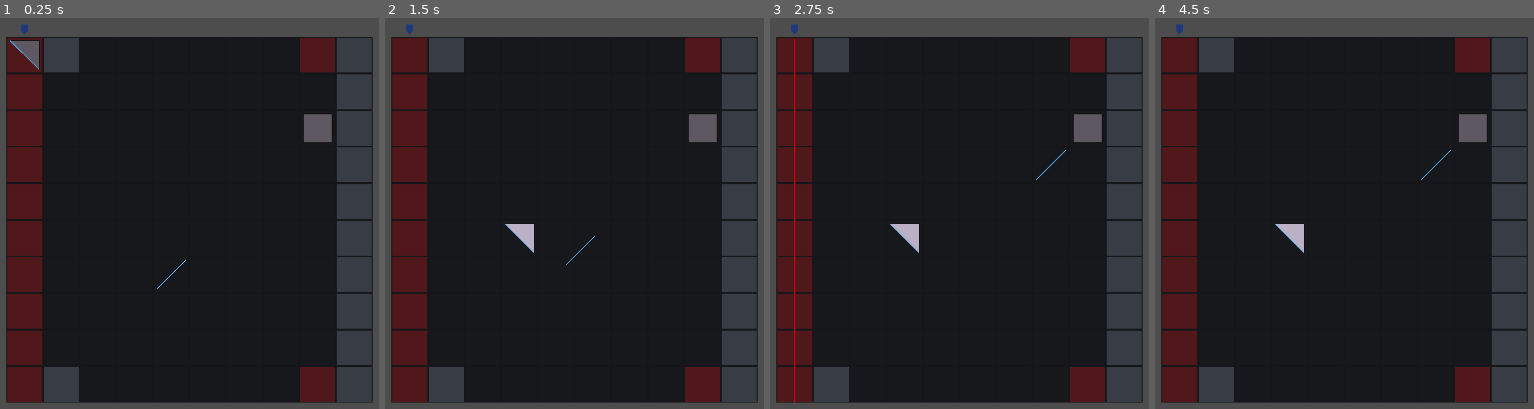
Above: before the commit, frames 1-4 (left to right).
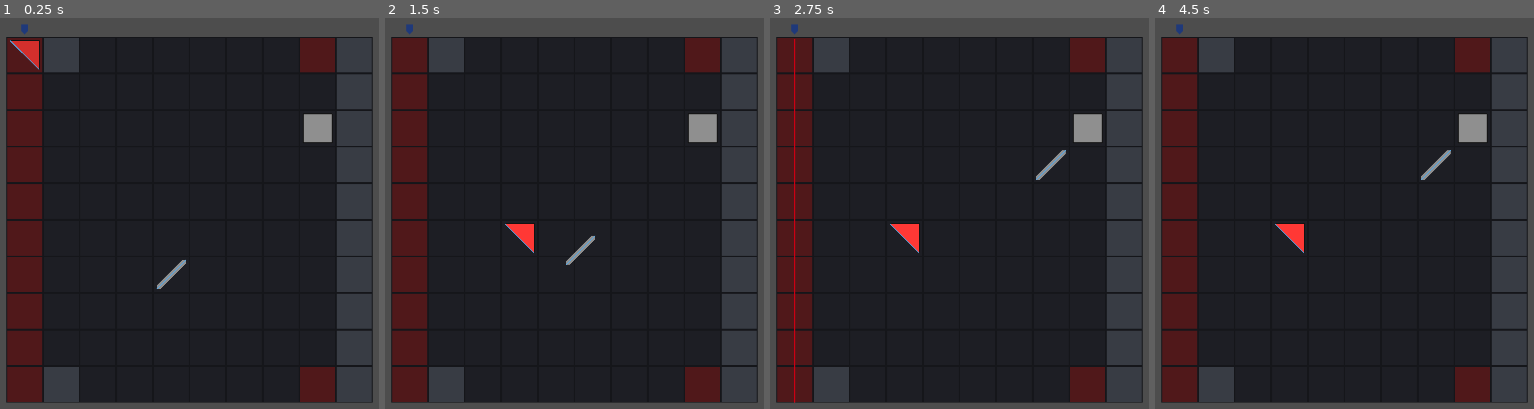
Above: after the commit, the same moments.

Repository: haykh/khet
Game: Godot game, scene res://world.tscn
The game is run twice, just before and just after one commit, with the same random seed, the same clock (stepped at 60 frames per second) and the same inputs.
Inputs (mouse positions are in pixels of both pictures, inside the frame that each line leads up to):
- Up to frame 1 (0.25 s): no input
- Up to frame 2 (1.5 s): tap Enter at 0.5 s; drag from (411, 57) to (555, 276) at 0.52 s; tap Space (fire) at 1.25 s; drag from (555, 276) to (703, 127) at 1.27 s
- Up to frame 3 (2.75 s): tap Enter at 2 s; hold Space (fire) from 2.03 s (still down); click (1088, 127) at 2.17 s
- Up to frame 4 (4.5 s): release Space (fire) at 2.75 s; drag from (1295, 299) to (1473, 127) at 2.77 s; tap Enter at 3.5 s; move the mouse to (outside the picture) at 3.52 s; hold Space (fire) 3.53-4.25 s; click (outside the picture) at 3.67 s; drag from (outside the picture) to (1473, 127) at 4.27 s

The runs differ from the first frame. In frame 1, 0.9% of the frame differs, in the area x 2-88%, y 5-70%; in frame 2, 0.9%; in frame 3, 0.9%, in the area x 31-88%, y 24-60%; in frame 4, 0.9%.

Commit message:
separate pieces + added shapes/outlines

Diff:
--- a/board/board.gd
+++ b/board/board.gd
@@ -3,7 +3,7 @@
 
 @export_group("Colors", "color_")
 @export_color_no_alpha var color_board := Color("#15161a")
-@export_color_no_alpha var color_neutral := Color("#1a1e2f")
+@export_color_no_alpha var color_neutral := Color("#1d1e24")
 @export_color_no_alpha var color_silver := Color("#a0afc2")
 @export_color_no_alpha var color_red := Color("#ff2019")
 
@@ -76,9 +76,9 @@
 	laser.rotation = (orientation as float) * PI / 2.0
 	lasers_container.add_child(laser)
 
-func spawn_piece(pos: Vector2i, piece_type: Global.PieceType, orientation: int) -> void:
+func spawn_piece(piece_type: Pieces.Type, piece_team: Pieces.Team, pos: Vector2i, orientation: int) -> void:
 	var piece := piece_scene.instantiate() as Piece
-	piece.initialize(self, pos, orientation, piece_type, tile_size)
+	piece.initialize(self, piece_type, piece_team, pos, orientation, tile_size)
 	piece.position = cell_to_pixel(pos)
 	piece.rotation = (orientation as float) * PI / 2.0
 	piece.connect("sgnl_pickup", _on_piece_pickup)
@@ -97,9 +97,9 @@
 	put_laser(Vector2i(0, 0), 1)
 
 	# add the pieces
-	spawn_piece(Vector2i(0, 0), Global.PieceType.PYRAMID, 1)
-	spawn_piece(Vector2i(4, 6), Global.PieceType.DJED, 0)
-	spawn_piece(Vector2i(8, 2), Global.PieceType.OBELISK, 0)
+	spawn_piece(Pieces.Type.PYRAMID, Pieces.Team.RED, Vector2i(0, 0), 1)
+	spawn_piece(Pieces.Type.DJED, Pieces.Team.SILVER, Vector2i(4, 6), 0)
+	spawn_piece(Pieces.Type.OBELISK, Pieces.Team.SILVER, Vector2i(8, 2), 0)
 
 func _input(event: InputEvent) -> void:
 	if drag_state.piece:
@@ -118,18 +118,17 @@
 			if not mouse_btn_event.pressed and mouse_btn_event.button_index == MOUSE_BUTTON_LEFT:
 				_on_piece_drop()
 
-
 # = = = = = = = = = = = = = = = =
 # signal callbacks
 func _on_piece_pickup(piece: Piece) -> void:
 	if drag_state.piece == null:
 		drag_state.piece = piece
-		drag_state.piece.state = Global.PieceState.PICKED
+		drag_state.piece.state = Pieces.State.PICKED
 		drag_state.offset = piece.position - get_global_mouse_position()
 		Input.set_default_cursor_shape(Input.CURSOR_DRAG)
 
 func _on_piece_drop() -> void:
-	drag_state.piece.state = Global.PieceState.IDLE
+	drag_state.piece.state = Pieces.State.IDLE
 	drag_state.piece = null
 	drag_state.offset = Vector2.ZERO
 	Input.set_default_cursor_shape(Input.CURSOR_POINTING_HAND)
--- a/board/board.tscn
+++ b/board/board.tscn
@@ -8,7 +8,6 @@
 
 [node name="Board" type="Node2D" node_paths=PackedStringArray("board", "board_tilemap", "pieces_container", "lasers_container")]
 script = ExtResource("1_p0ybc")
-color_neutral = Color(0.0913, 0.0947283, 0.11, 1)
 board = NodePath("Shape")
 board_tilemap = NodePath("Shape/TileMapLayer")
 pieces_container = NodePath("Pieces")
--- a/global.gd
+++ b/global.gd
@@ -28,70 +28,6 @@
 }
 
 # = = = = = = = = = = = = = = = =
-# Pieces
-enum PieceType {
-	NONE,
-	PYRAMID,
-	DJED,
-	OBELISK,
-	# more to be added
-}
-
-enum PieceState {
-	NONE,
-	IDLE,
-	ANIMATING,
-	PICKED,
-}
-
-enum SurfaceType {
-	NONE,
-	REFLECTOR,
-	ABSORBER
-}
-
-const PIECE_PADDING = 0.1
-const PIECE_SIZE = 1.0 - PIECE_PADDING * 2.0
-const PIECE_HALFSIZE = PIECE_SIZE * 0.5
-
-class PieceShape:
-	var shape: Array[Vector2]
-	var surfaces: Array[SurfaceType]
-	func _init(shp: Array[Vector2], srf: Array[SurfaceType]) -> void:
-		self.shape = shp
-		self.surfaces = srf
-
-static var Pieces: Dictionary[PieceType, PieceShape] = {
-	PieceType.PYRAMID: PieceShape.new([
-		Vector2(-PIECE_HALFSIZE, -PIECE_HALFSIZE),
-		Vector2(-PIECE_HALFSIZE, PIECE_HALFSIZE),
-		Vector2(PIECE_HALFSIZE, -PIECE_HALFSIZE)
-	], [
-		SurfaceType.ABSORBER,
-		SurfaceType.REFLECTOR,
-		SurfaceType.ABSORBER
-	]),
-	PieceType.DJED: PieceShape.new([
-		Vector2(-PIECE_HALFSIZE, PIECE_HALFSIZE),
-		Vector2(PIECE_HALFSIZE, -PIECE_HALFSIZE)
-	], [
-		SurfaceType.REFLECTOR,
-		SurfaceType.REFLECTOR,
-	]),
-	PieceType.OBELISK: PieceShape.new([
-		Vector2(-PIECE_HALFSIZE, -PIECE_HALFSIZE),
-		Vector2(-PIECE_HALFSIZE, PIECE_HALFSIZE),
-		Vector2(PIECE_HALFSIZE, PIECE_HALFSIZE),
-		Vector2(PIECE_HALFSIZE, -PIECE_HALFSIZE)
-	], [
-		SurfaceType.ABSORBER,
-		SurfaceType.ABSORBER,
-		SurfaceType.ABSORBER,
-		SurfaceType.ABSORBER,
-	])
-}
-
-# = = = = = = = = = = = = = = = =
 # Collisions
 
 ## Helper class for holding a result of an intersection of a beam with a segment
@@ -105,40 +41,46 @@
 ## Helper class for holding a result of searching for the closest intersection
 class ClosestIntersection:
 	var intersection: Intersection
-	var segment: Segment
-	func _init(inter := Intersection.new(false), sgmt: Segment = null) -> void:
+	var segment: SegmentWithCallback
+	func _init(inter := Intersection.new(false), sgmt: SegmentWithCallback = null) -> void:
 		self.intersection = inter
 		self.segment = sgmt
 
 ## Segment class holding a pair of two points.
-##
-## Together with [member Segment.start] and [member Segment.end] holds an optional callback [member Segment.callback],
-## which is used when intersection happens with this [param Segment].
 class Segment:
 	var start: Vector2
 	var end: Vector2
-	var callback: Variant
-	func _init(st: Vector2, en: Vector2, cbck: Variant = null) -> void:
+	func _init(st: Vector2, en: Vector2) -> void:
 		self.start = st
 		self.end = en
-		self.callback = cbck
 
 	func normal() -> Vector2:
 		return (self.start - self.end).normalized().orthogonal().normalized()
 
+## Segment class holding a pair of two points with a callback.
+##
+## Together with [member Segment.start] and [member Segment.end] holds an optional callback [member SegmentWithCallback.callback],
+## which is used when intersection happens with this [param Segment].
+class SegmentWithCallback:
+	extends Segment
+	var callback: Variant
+	func _init(st: Vector2, en: Vector2, cbck: Variant = null) -> void:
+		super(st, en)
+		self.callback = cbck
+
 ## Returns an [code]Intersection[/code] object to indicate whether two segments intsersect.
-static func segments_intersect(segmentA: Segment, segmentB: Segment) -> Intersection:
+static func segments_intersect(segmentA: SegmentWithCallback, segmentB: SegmentWithCallback) -> Intersection:
 	var result: Variant = Geometry2D.segment_intersects_segment(segmentA.start, segmentA.end, segmentB.start, segmentB.end)
 	if result != null:
 		return Intersection.new(true, result as Vector2)
 	return Intersection.new(false)
 
-## Finds the closest intersection by a given [param Segment] with a collection of other [param Segment] objects.
+## Finds the closest intersection by a given [param SegmentWithCallback] with a collection of other [param SegmentWithCallback] objects.
 ##
-## Distance is measured from the [member Segment.start] of the [param segment].
-static func find_closest_intersection(segment: Segment, collection_of_segments: Array[Segment]) -> ClosestIntersection:
+## Distance is measured from the [member SegmentWithCallback.start] of the [param segment].
+static func find_closest_intersection(segment: SegmentWithCallback, collection_of_segments: Array[SegmentWithCallback]) -> ClosestIntersection:
 	var closest_hit := Intersection.new(false)
-	var closest_hit_segment: Segment = null
+	var closest_hit_segment: SegmentWithCallback = null
 	var closest_hit_distance := INF
 	for other_segment in collection_of_segments:
 		var hit := segments_intersect(segment, other_segment)
--- a/laser/laser.gd
+++ b/laser/laser.gd
@@ -48,11 +48,11 @@
 		var points: Array[Vector2] = [origin]
 
 		for _i in beam_max_steps:
-			var segments: Array[Global.Segment]
+			var segments: Array[Global.SegmentWithCallback]
 			for i in range(board_ref.board.polygon.size()):
 				var pt1 := board_ref.board.polygon[i]
 				var pt2 := board_ref.board.polygon[(i + 1) % board_ref.board.polygon.size()]
-				segments.append(Global.Segment.new(
+				segments.append(Global.SegmentWithCallback.new(
 					board_ref.board.to_global(pt1),
 					board_ref.board.to_global(pt2),
 					func() -> bool:
@@ -61,19 +61,19 @@
 			for child in board_ref.pieces_container.get_children():
 				if child is Piece:
 					var piece := (child as Piece)
-					var piece_segments := piece.outline_segments.get_children()
+					var piece_segments := piece.surfaces.get_children()
 					var num_piece_segments := piece_segments.size()
-					assert (num_piece_segments == Global.Pieces[piece.type].surfaces.size(), "# of piece segments does not match the # of expected surfaces")
+					assert (num_piece_segments == Pieces.Shapes[piece.type].surfaces.size(), "# of piece segments does not match the # of expected surfaces")
 					for s in num_piece_segments:
 						var sgmt_line := piece_segments[s] as Line2D
-						var sgmt_type := Global.Pieces[piece.type].surfaces[s]
-						segments.append(Global.Segment.new(
+						var sgmt_type := Pieces.Shapes[piece.type].surfaces[s]
+						segments.append(Global.SegmentWithCallback.new(
 							sgmt_line.to_global(sgmt_line.points[0]),
 							sgmt_line.to_global(sgmt_line.points[1]),
 							func() -> bool:
-								return sgmt_type == Global.SurfaceType.REFLECTOR
+								return sgmt_type == Pieces.SurfaceType.REFLECTOR
 						))
-			var next_beam := Global.Segment.new(origin, origin + dir * beam_max_length)
+			var next_beam := Global.SegmentWithCallback.new(origin, origin + dir * beam_max_length)
 			var closest_hit := Global.find_closest_intersection(next_beam, segments)
 			if closest_hit.intersection.hit:
 				if (closest_hit.segment.callback as Callable).call():
--- a/piece/piece.gd
+++ b/piece/piece.gd
@@ -2,13 +2,14 @@
 extends Area2D
 
 @export_group("Colors", "color_")
-@export_color_no_alpha var color_base := Color("#5e5863")
+@export_color_no_alpha var color_silver := Color("#8f8f8f")
+@export_color_no_alpha var color_red := Color("#d42f2c")
 @export_color_no_alpha var color_surface_reflector := Color("#55a7e5")
 @export_color_no_alpha var color_surface_absorber := Color("#121212")
 
 @export_group("Nodes")
 @export var shape_polygon: Polygon2D
-@export var outline_segments: Node2D
+@export var surfaces: Node2D
 @export var shape_ghost: CollisionShape2D
 
 signal sgnl_pickup(piece: Piece)
@@ -18,11 +19,11 @@
 signal sgnl_done_animating()
 
 # constants
-var type := Global.PieceType.NONE
-var tile_size := Vector2.ZERO
+var type := Pieces.Type.NONE
+var team := Pieces.Team.NONE
 
 # internal states
-var state := Global.PieceState.NONE
+var state := Pieces.State.NONE
 var coord := Vector2i.ZERO
 var orientation := 0
 var active_tween: Tween = null
@@ -32,39 +33,49 @@
 
 # = = = = = = = = = = = = = = = =
 # utility functions
-func initialize(brd: Board, crd: Vector2i, ori: int, typ: Global.PieceType, ts: Vector2) -> void:
+func initialize(brd: Board, typ: Pieces.Type, tm: Pieces.Team, crd: Vector2i, ori: int, ts: Vector2) -> void:
+	assert (typ != Pieces.Type.NONE, "Piece type is NONE")
+	assert (tm != Pieces.Team.NONE, "Piece team is NONE")
 	board_ref = brd
+	type = typ
+	team = tm
 
-	state = Global.PieceState.IDLE
+	state = Pieces.State.IDLE
 	coord = crd
 	orientation = ori
-	type = typ
-	tile_size = ts
 
-	# shape & outline
+	assert(type in Pieces.Shapes, "Shape for the given piece type not defined")
+
+	# shape
 	var shape := PackedVector2Array()
-	assert(type in Global.Pieces, "Shape for the given piece type not defined")
-	var npoints := Global.Pieces[type].shape.size()
-	assert(npoints == Global.Pieces[type].surfaces.size(), "# of surfaces does not match the # of segments")
-	for p in npoints:
-		var pt1 := Global.Pieces[type].shape[p]
-		var pt2 := Global.Pieces[type].shape[(p + 1) % npoints]
-		var surface_type := Global.Pieces[type].surfaces[p]
-		shape.append(pt1 * tile_size)
+	for pt in Pieces.Shapes[type].shape:
+		shape.append(pt * ts)
+	shape_polygon.polygon = shape
+	match team:
+		Pieces.Team.SILVER:
+			shape_polygon.color = color_silver
+		Pieces.Team.RED:
+			shape_polygon.color = color_red
+
+	# surfaces
+	var nsurfaces := Pieces.Shapes[type].outlines.size()
+	assert(nsurfaces == Pieces.Shapes[type].surfaces.size(), "# of surfaces does not match the # of outlines")
+	for s in nsurfaces:
+		var pt1 := Pieces.Shapes[type].outlines[s].start
+		var pt2 := Pieces.Shapes[type].outlines[s].end
+		var surface_type := Pieces.Shapes[type].surfaces[s]
 
 		var line := Line2D.new()
 		line.width = 2
-		line.points = [pt1 * tile_size, pt2 * tile_size]
+		line.points = [pt1 * ts, pt2 * ts]
 		match surface_type:
-			Global.SurfaceType.ABSORBER:
+			Pieces.SurfaceType.ABSORBER:
 				line.default_color = color_surface_absorber
 				line.z_index = 10
-			Global.SurfaceType.REFLECTOR:
+			Pieces.SurfaceType.REFLECTOR:
 				line.default_color = color_surface_reflector
 				line.z_index = 11
-		outline_segments.add_child(line)
-	shape_polygon.polygon = shape
-	shape_polygon.color = color_base
+		surfaces.add_child(line)
 
 	# hover detection with the ghost
 	(shape_ghost.shape as RectangleShape2D).set_size(ts)
@@ -114,7 +125,7 @@
 	if not (event is InputEventMouseButton):
 		return
 	var mouse_event := event as InputEventMouseButton
-	if state == Global.PieceState.IDLE and mouse_event.pressed:
+	if state == Pieces.State.IDLE and mouse_event.pressed:
 		if mouse_event.button_index == MOUSE_BUTTON_LEFT:
 			sgnl_pickup.emit(self)
 			get_viewport().set_input_as_handled()
@@ -125,7 +136,7 @@
 func _on_mouse_entered() -> void:
 	if board_ref.drag_state.piece == null:
 		Input.set_default_cursor_shape(Input.CURSOR_POINTING_HAND)
-		shape_polygon.modulate = Color(2, 2, 2)
+		shape_polygon.modulate = Color(1.2, 1.2, 1.2)
 		sgnl_hovered.emit(self)
 
 func _on_mouse_exited() -> void:
--- a/piece/piece.tscn
+++ b/piece/piece.tscn
@@ -5,16 +5,16 @@
 [sub_resource type="RectangleShape2D" id="RectangleShape2D_3makh"]
 size = Vector2(64, 64)
 
-[node name="Piece" type="Area2D" node_paths=PackedStringArray("shape_polygon", "outline_segments", "shape_ghost")]
+[node name="Piece" type="Area2D" node_paths=PackedStringArray("shape_polygon", "surfaces", "shape_ghost")]
 script = ExtResource("1_3makh")
 shape_polygon = NodePath("Shape")
-outline_segments = NodePath("Outline")
+surfaces = NodePath("Surfaces")
 shape_ghost = NodePath("Ghost")
 metadata/_edit_group_ = true
 
 [node name="Shape" type="Polygon2D" parent="."]
 
-[node name="Outline" type="Node2D" parent="."]
+[node name="Surfaces" type="Node2D" parent="."]
 
 [node name="Ghost" type="CollisionShape2D" parent="."]
 shape = SubResource("RectangleShape2D_3makh")
--- /dev/null
+++ b/pieces.gd
@@ -0,0 +1,85 @@
+class_name Pieces
+
+enum Type {
+	NONE,
+	PYRAMID,
+	DJED,
+	OBELISK,
+	# more to be added
+}
+
+enum State {
+	NONE,
+	IDLE,
+	ANIMATING,
+	PICKED,
+}
+
+enum Team {
+	NONE,
+	SILVER,
+	RED,
+}
+
+enum SurfaceType {
+	NONE,
+	REFLECTOR,
+	ABSORBER
+}
+
+const _padding = 0.1
+const _size = 1.0 - _padding * 2.0
+const _halfsize = _size * 0.5
+
+class Shape:
+	var shape: Array[Vector2]
+	var outlines: Array[Global.Segment]
+	var surfaces: Array[SurfaceType]
+	func _init(shp: Array[Vector2], otl: Array[Global.Segment], srf: Array[SurfaceType]) -> void:
+		self.shape = shp
+		self.outlines = otl
+		self.surfaces = srf
+
+static var Shapes: Dictionary[Type, Shape] = {
+	Type.PYRAMID: Shape.new([
+		Vector2(-_halfsize, -_halfsize),
+		Vector2(-_halfsize, _halfsize),
+		Vector2(_halfsize, -_halfsize)
+	], [
+		Global.Segment.new(Vector2(-_halfsize, -_halfsize), Vector2(-_halfsize, _halfsize)),
+		Global.Segment.new(Vector2(-_halfsize, _halfsize), Vector2(_halfsize, -_halfsize)),
+		Global.Segment.new(Vector2(_halfsize, -_halfsize), Vector2(-_halfsize, -_halfsize))
+	], [
+		SurfaceType.ABSORBER,
+		SurfaceType.REFLECTOR,
+		SurfaceType.ABSORBER
+	]),
+	Type.DJED: Shape.new([
+		Vector2(-_halfsize, _halfsize),
+		Vector2(-_halfsize, _halfsize * 0.75),
+		Vector2(_halfsize * 0.75, -_halfsize),
+		Vector2(_halfsize, -_halfsize),
+		Vector2(_halfsize, -_halfsize * 0.75),
+		Vector2(-_halfsize * 0.75, _halfsize)
+	], [
+		Global.Segment.new(Vector2(-_halfsize, _halfsize), Vector2(_halfsize, -_halfsize)),
+	], [
+		SurfaceType.REFLECTOR,
+	]),
+	Type.OBELISK: Shape.new([
+		Vector2(-_halfsize, -_halfsize),
+		Vector2(-_halfsize, _halfsize),
+		Vector2(_halfsize, _halfsize),
+		Vector2(_halfsize, -_halfsize)
+	], [
+		Global.Segment.new(Vector2(-_halfsize, -_halfsize), Vector2(-_halfsize, _halfsize)),
+		Global.Segment.new(Vector2(-_halfsize, _halfsize), Vector2(_halfsize, _halfsize)),
+		Global.Segment.new(Vector2(_halfsize, _halfsize), Vector2(_halfsize, -_halfsize)),
+		Global.Segment.new(Vector2(_halfsize, -_halfsize), Vector2(-_halfsize, -_halfsize)),
+	], [
+		SurfaceType.ABSORBER,
+		SurfaceType.ABSORBER,
+		SurfaceType.ABSORBER,
+		SurfaceType.ABSORBER,
+	])
+}
Not shown, added: pieces.gd.uid
